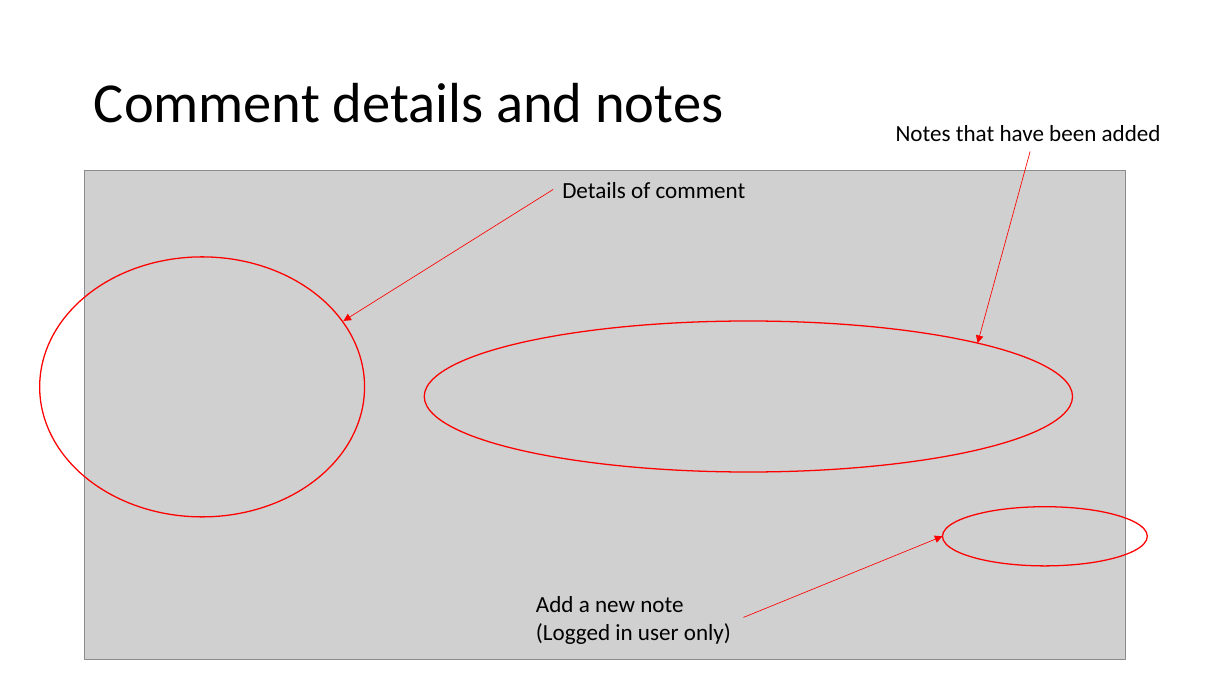
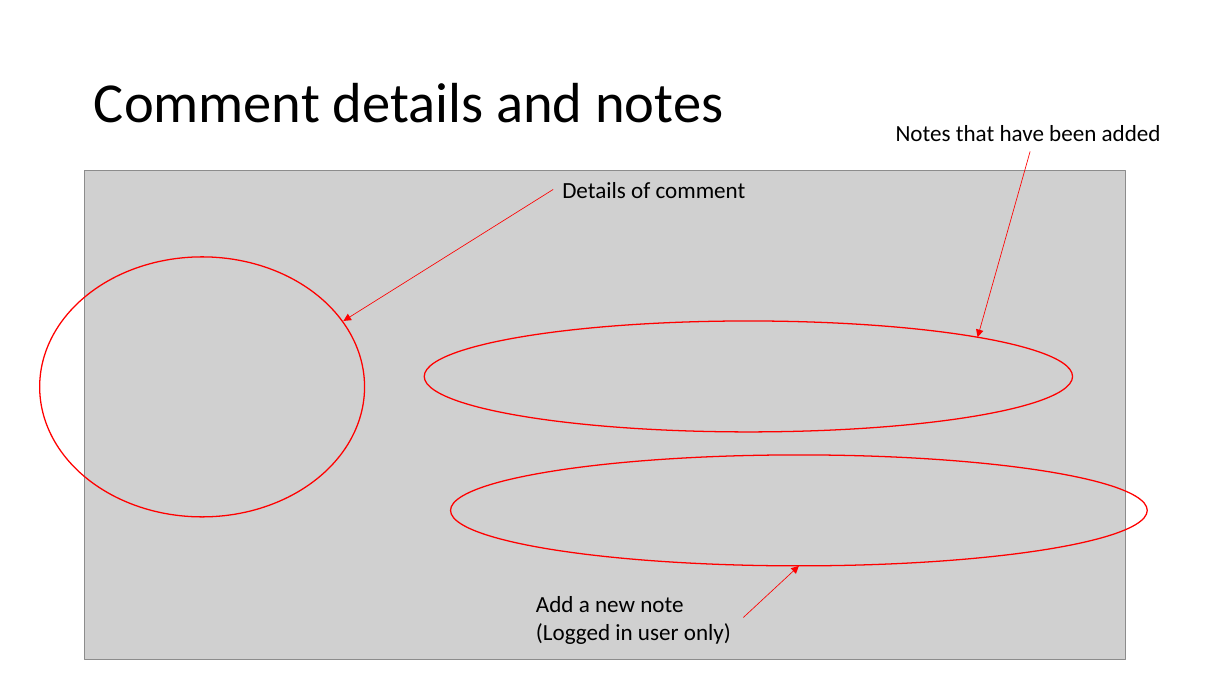
Before and after one commit to davidhay25/clinFHIR, a slide deck: slide 11 of artifacts/Comments on model.pptx (slide 9 before the commit). Drawn at 1232x693 pixels with LibreOffice and Linux fonts; fonts in the diff are those of the drawing; grey boxes stand for pictures. Boxes give left, top, right and bottom in pixels: in the first picture for what was removed or moved away, otherwise in the second. Text is boxed around its words. In the diff, an @@ line names an element or a change of style, - is before the commit and + after.

```diff
--- a/artifacts/Comments on model.pptx
+++ b/artifacts/Comments on model.pptx
@@ arrow moved from (1031, 152) - (978, 343) to (1031, 152) - (978, 337) @@
@@ ellipse: place and size @@
-ellipse at <box>424,321,1073,471</box>
+ellipse at <box>424,321,1073,432</box>
@@ ellipse: place and size @@
-ellipse at <box>943,506,1148,566</box>
+ellipse at <box>451,455,1148,566</box>
@@ arrow moved from (744, 617) - (943, 536) to (744, 617) - (799, 566) @@
```
Also in this commit, not shown: 4 other slides changed, 2 slides added, 2 slides removed, 8 other files.
